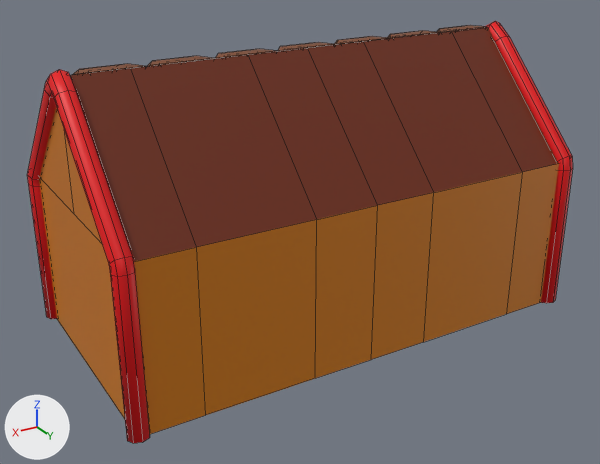
The FBX model Modele do Unity/chatkazPiernka.fbx as it was, and as the next commit left it.
Rendered twice from a 50 mm camera at (10.38, 17.95, 10.78) aimed at (0.07, 0.76, 2.18). The axes (+X, +Y, +Z) are drawn at lower left. The lights are the same throughout. Mesh edges are drawn as thin lines. Where no turn or scale is listed for an object, it has been applied to the vertices.
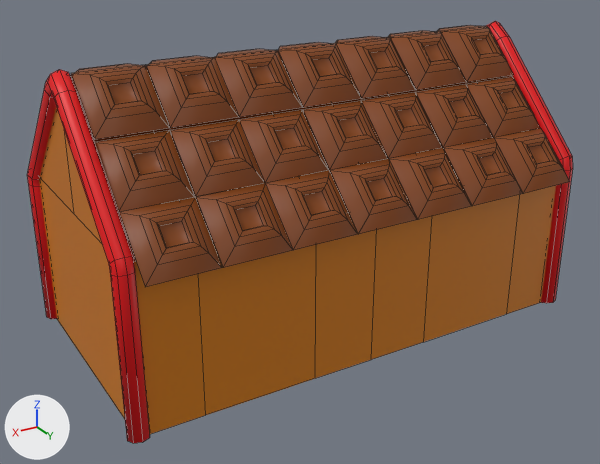
The edits, one by one:
Mesh me_cube_050 is new.
It has 20 vertices, 17 faces and spans x -0.8..0.8, y -0.75..0.41, z -0.74..0.39.
It uses material mat_ramka (brown #813e00).
Object 'kostka.047' (ob_kostka_047) is new; it shows me_cube_050.
Its location is (1.65, 4.05, 4.39).
Object 'kostka.031' (ob_kostka_031) is new; it shows a copy of me_cube_050.
Its location is (4.88, 1.76, 6.67).
Object 'kostka.034' (ob_kostka_034) is new; it shows a copy of me_cube_050.
Its location is (0.02, 1.76, 6.67).
Object 'kostka.049' (ob_kostka_049) is new; it shows a copy of me_cube_050.
Its location is (-1.59, 4.05, 4.39).
Object 'kostka.036' (ob_kostka_036) is new; it shows a copy of me_cube_050.
Its location is (-3.21, 1.76, 6.67).
Object 'kostka.043' (ob_kostka_043) is new; it shows a copy of me_cube_050.
Its location is (-3.21, 2.88, 5.5).
Object 'kostka.046' (ob_kostka_046) is new; it shows a copy of me_cube_050.
Its location is (3.25, 4.05, 4.39).
Object 'kostka.045' (ob_kostka_045) is new; it shows a copy of me_cube_050.
Its location is (4.88, 4.05, 4.39).
Object 'kostka.033' (ob_kostka_033) is new; it shows a copy of me_cube_050.
Its location is (1.65, 1.76, 6.67).
Object 'kostka.038' (ob_kostka_038) is new; it shows a copy of me_cube_050.
Its location is (4.88, 2.88, 5.5).
Object 'kostka.039' (ob_kostka_039) is new; it shows a copy of me_cube_050.
Its location is (3.25, 2.88, 5.5).
Object 'kostka.032' (ob_kostka_032) is new; it shows a copy of me_cube_050.
Its location is (3.25, 1.76, 6.67).
Object 'kostka.037' (ob_kostka_037) is new; it shows a copy of me_cube_050.
Its location is (-4.84, 1.76, 6.67).
Object 'kostka.035' (ob_kostka_035) is new; it shows a copy of me_cube_050.
Its location is (-1.59, 1.76, 6.67).
Object 'kostka.048' (ob_kostka_048) is new; it shows a copy of me_cube_050.
Its location is (0.02, 4.05, 4.39).
Object 'kostka.044' (ob_kostka_044) is new; it shows a copy of me_cube_050.
Its location is (-4.84, 2.88, 5.5).
Object 'kostka.042' (ob_kostka_042) is new; it shows a copy of me_cube_050.
Its location is (-1.59, 2.88, 5.5).
Object 'kostka.041' (ob_kostka_041) is new; it shows a copy of me_cube_050.
Its location is (0.02, 2.88, 5.5).
Object 'kostka.040' (ob_kostka_040) is new; it shows a copy of me_cube_050.
Its location is (1.65, 2.88, 5.5).
Object 'kostka.051' (ob_kostka_051) is new; it shows a copy of me_cube_050.
Its location is (-4.84, 4.05, 4.39).
Object 'kostka.050' (ob_kostka_050) is new; it shows a copy of me_cube_050.
Its location is (-3.21, 4.05, 4.39).

Boxes (x1, y1, x2, y2) around the edits, measured in the pictures (600 x 464 px):
'kostka.045', added (brown): after (119, 197, 222, 287)
'kostka.038', added (brown): after (94, 130, 195, 212)
'kostka.046', added (brown): after (196, 183, 293, 268)
'kostka.031', added (brown): after (71, 65, 169, 140)
'kostka.039', added (brown): after (170, 120, 265, 197)
'kostka.047', added (brown): after (266, 171, 357, 250)
'kostka.032', added (brown): after (146, 57, 239, 128)
'kostka.040', added (brown): after (239, 110, 328, 183)
'kostka.048', added (brown): after (330, 159, 417, 234)
'kostka.033', added (brown): after (214, 50, 303, 117)
'kostka.041', added (brown): after (303, 101, 388, 170)
'kostka.049', added (brown): after (389, 148, 472, 219)
'kostka.034', added (brown): after (278, 43, 362, 108)
'kostka.042', added (brown): after (361, 92, 442, 158)
'kostka.050', added (brown): after (444, 138, 523, 206)
'kostka.035', added (brown): after (336, 37, 416, 98)
'kostka.043', added (brown): after (416, 84, 493, 147)
'kostka.051', added (brown): after (494, 128, 570, 193)
'kostka.036', added (brown): after (390, 31, 466, 90)
'kostka.044', added (brown): after (466, 77, 540, 137)
'kostka.037', added (brown): after (440, 26, 513, 82)
